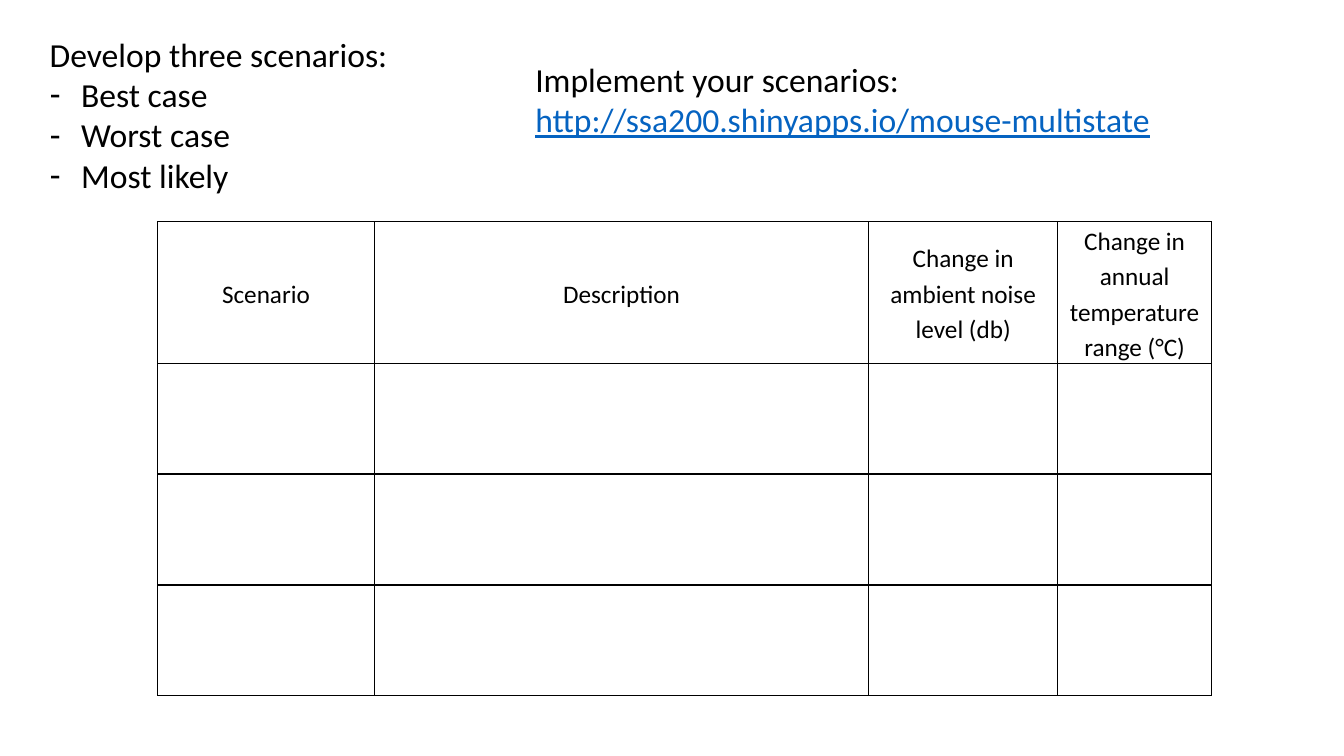
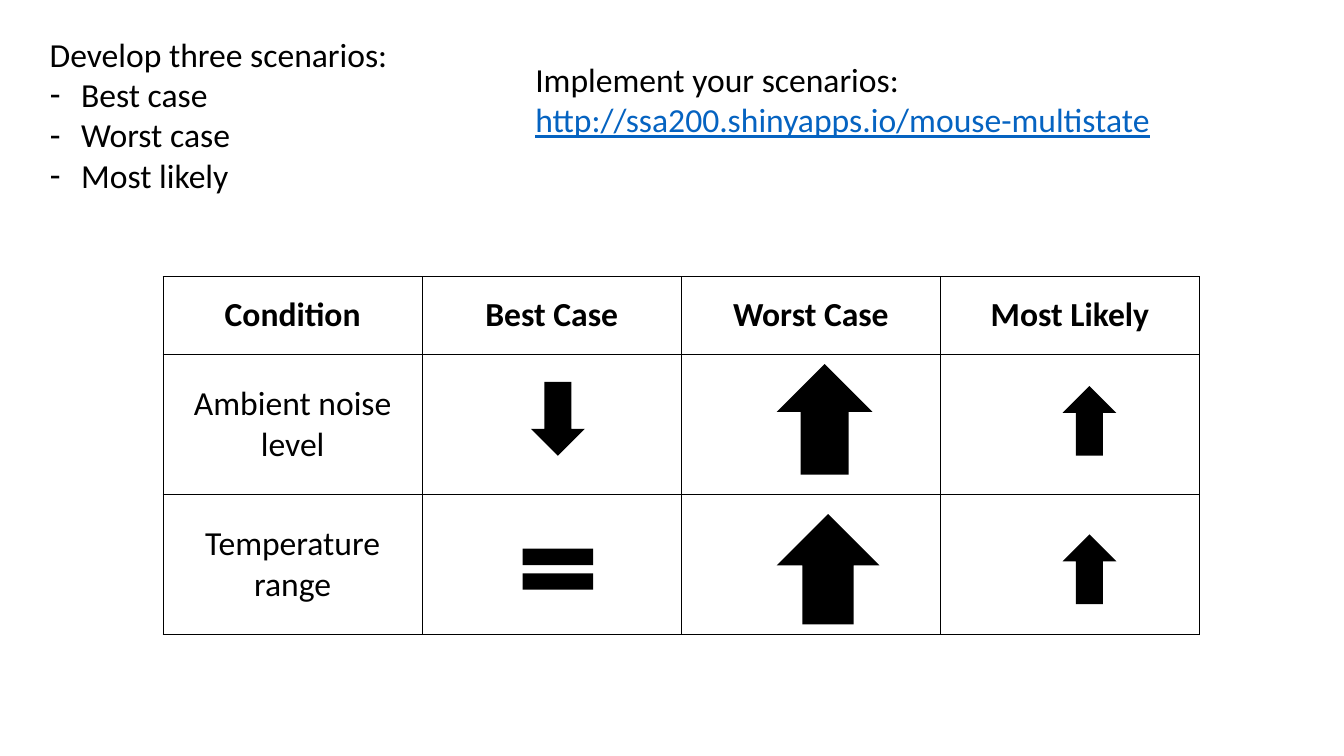
Before and after one commit to annamtucker/ssa-200, a slide deck: slide 10 of static/activities/activity-3.pptx (slide 11 before the commit). Drawn at 1344x756 pixels with LibreOffice and Linux fonts; fonts in the diff are those of the drawing. Boxes give left, top, right and bottom in pixels: in the first picture for what was removed or moved away, otherwise in the second. Text is boxed around its words. In the diff, an @@ line names an element or a change of style, - is before the commit and + after.

```diff
--- a/static/activities/activity-3.pptx
+++ b/static/activities/activity-3.pptx
@@ table at <box>163,276,1200,634</box> @@
-row 1: Scenario | Description | Change in ambient noise level (db) | Change in annual temperature range (°C)
-row 2:  |  |  | 
-row 3:  |  |  | 
-row 4:  |  |  | 
+row 1: Condition | Best Case | Worst Case | Most Likely
+row 2: Ambient noise level |  |  | 
+row 3: Temperature range |  |  | 
@@ table: place and size @@
-table at <box>157,222,1212,692</box>
+table at <box>163,276,1200,634</box>
@@ down arrow added at <box>531,382,585,456</box>, fill #000000 @@
@@ down arrow added at <box>777,364,873,475</box>, fill #000000 @@
@@ down arrow added at <box>1063,386,1116,456</box>, fill #000000 @@
@@ math equal added at <box>510,534,606,604</box>, fill #000000 @@
@@ down arrow added at <box>777,514,880,625</box>, fill #000000 @@
@@ down arrow added at <box>1063,534,1116,604</box>, fill #000000 @@
```
Also in this commit, not shown: 2 other slides changed, 1 slide added, 3 slides removed, 10 other files.
